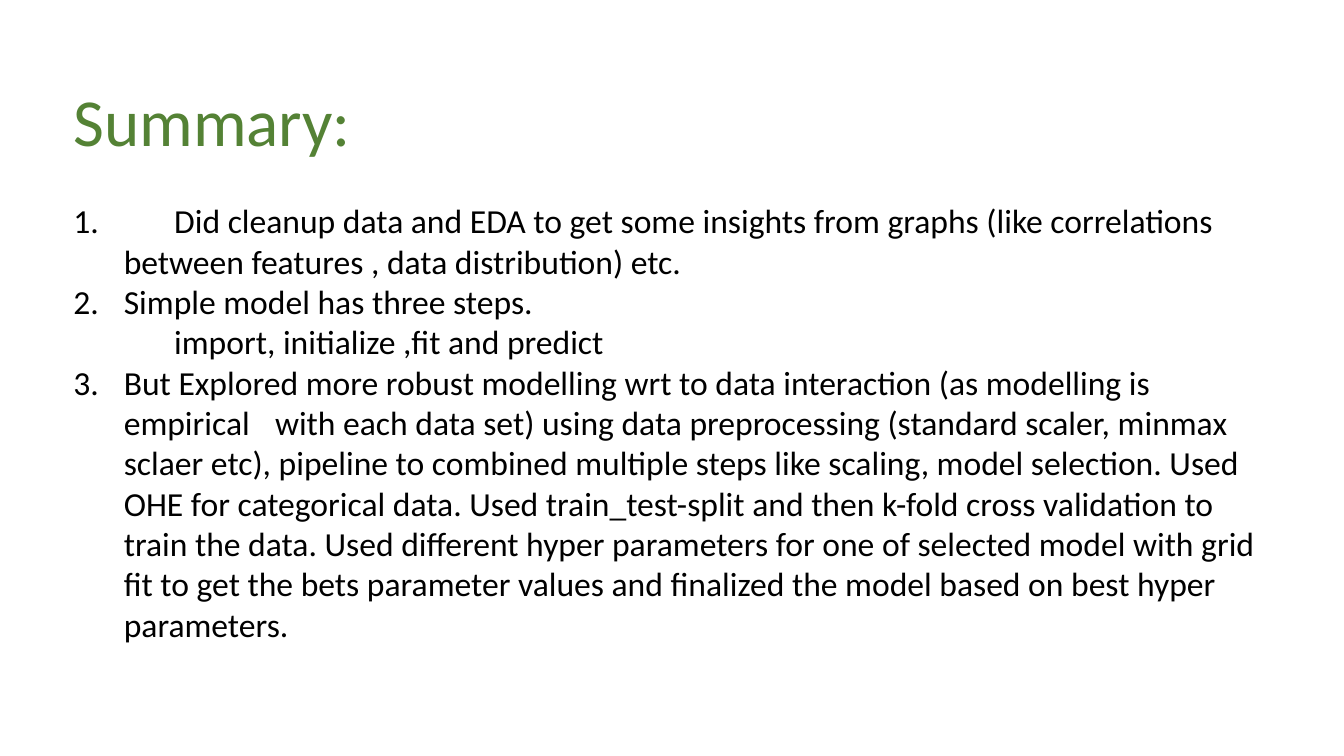
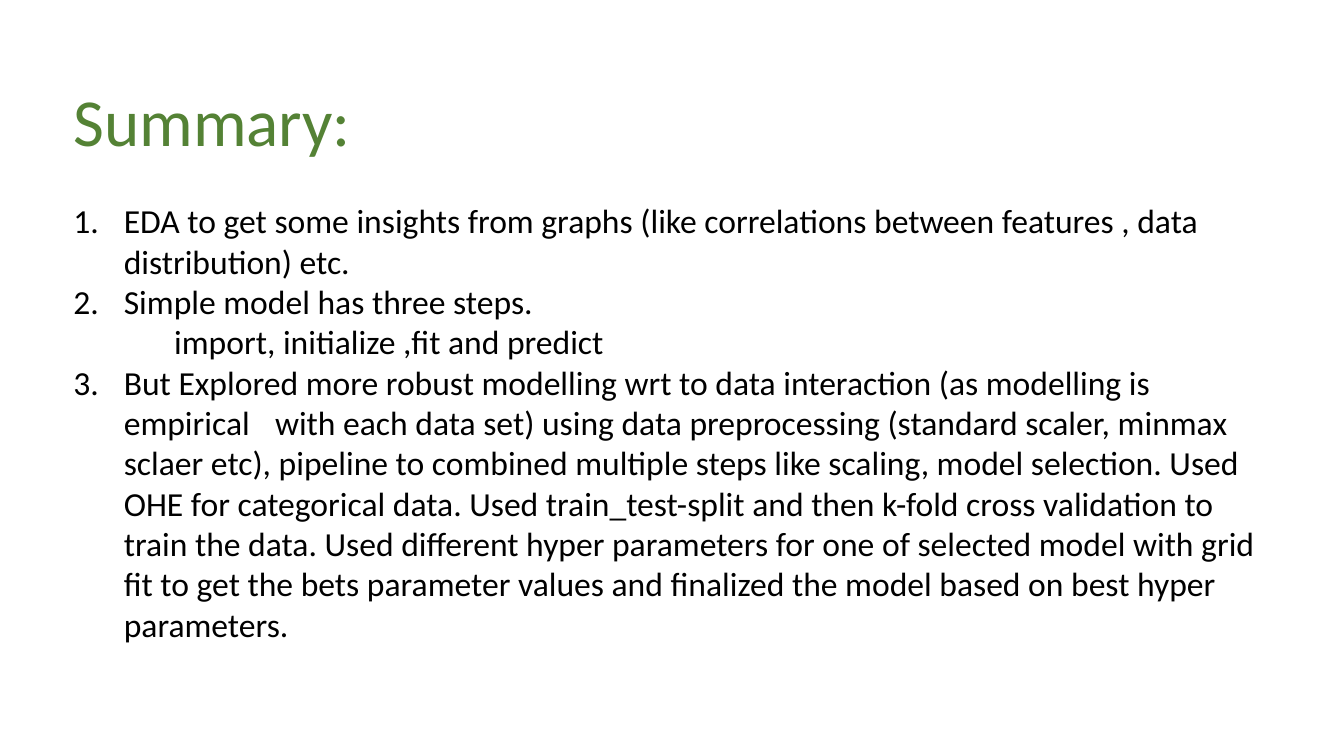
Before and after one commit to vikra8pc/FinalProject_RutgersDS, a slide deck: slide 32 of Presentation.pptx. Drawn at 1344x756 pixels with LibreOffice and Linux fonts; fonts in the diff are those of the drawing. Boxes give left, top, right and bottom in pixels: in the first picture for what was removed or moved away, otherwise in the second. Text is boxed around its words. In the diff, an @@ line names an element or a change of style, - is before the commit and + after.

Commit message:
updated slides are added

```diff
--- a/Presentation.pptx
+++ b/Presentation.pptx
@@ text at (124,208,1197,279): text changed @@
-1. Did cleanup data and EDA to get some insights from graphs (like correlations between features , data distribution) etc.
+1. EDA to get some insights from graphs (like correlations between features , data distribution) etc.
```
Also in this commit, not shown: 1 other slide changed.
